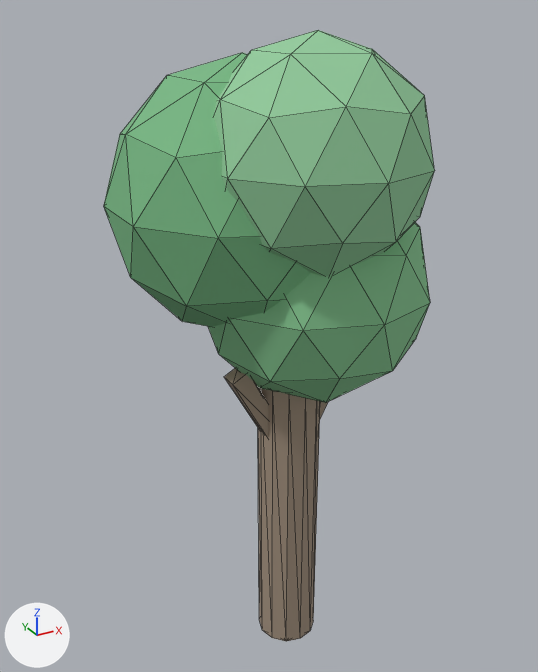
Two versions of the glTF model ClientWeb/src/assets/models/nature/oak_tree.glb, one commit apart.
The view is the same before and after, from a camera (50 mm lens) standing at (-0.535, -0.907, 1.034) and looking at (-0.013, 0.042, 0.56). Lighting does not change. The marker at lower left points along +X, +Y and +Z. The first picture is the older version. Mesh edges are drawn as thin lines.

The first picture shows 'OakTree_Summer'.
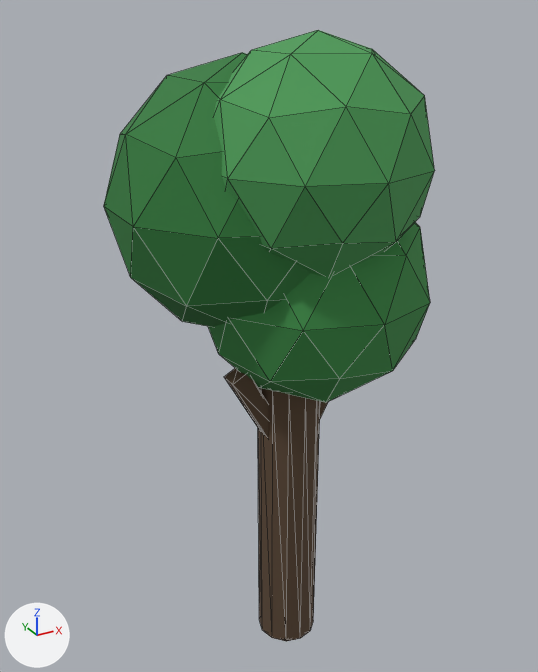
Location of each change, [x1, y1, x2, y2] in pixels of the pictures (538 x 672 px):
'OakTree_Summer', recoloured (darker)
    both: [104, 30, 435, 641]

The change in detail:
Material 'Trunk_Mat' (mat_trunk_mat) changes colour from beige #a08f7d to brown #5a4634; in linear values from (0.353, 0.275, 0.204) to (0.102, 0.0612, 0.0343).
Material 'Branch_1_Mat' (mat_branch_1_mat) changes colour from beige #a08f7d to brown #5a4634; in linear values from (0.353, 0.275, 0.204) to (0.102, 0.0612, 0.0343).
Material 'Crown_0_Mat' (mat_crown_0_mat) changes colour from green #83c28e to green #3a8a45; in linear values from (0.227, 0.541, 0.271) to (0.0423, 0.254, 0.0595).
Material 'Crown_1_Mat' (mat_crown_1_mat) changes colour from green #77b883 to dark green #2f7a3a; in linear values from (0.184, 0.478, 0.227) to (0.0284, 0.195, 0.0423).
Material 'Crown_2_Mat' (mat_crown_2_mat) changes colour from green #93cc9c to green #4a9a55; in linear values from (0.29, 0.604, 0.333) to (0.0685, 0.323, 0.0908).
